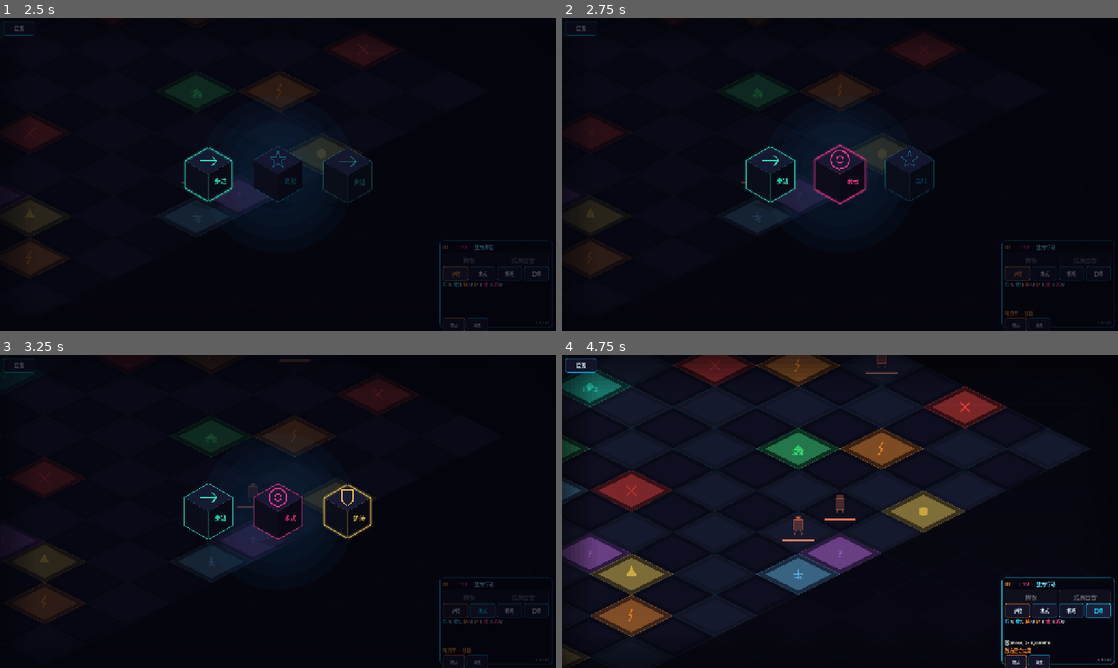
Above: before the commit, frames 1-4 (two rows, left to right).
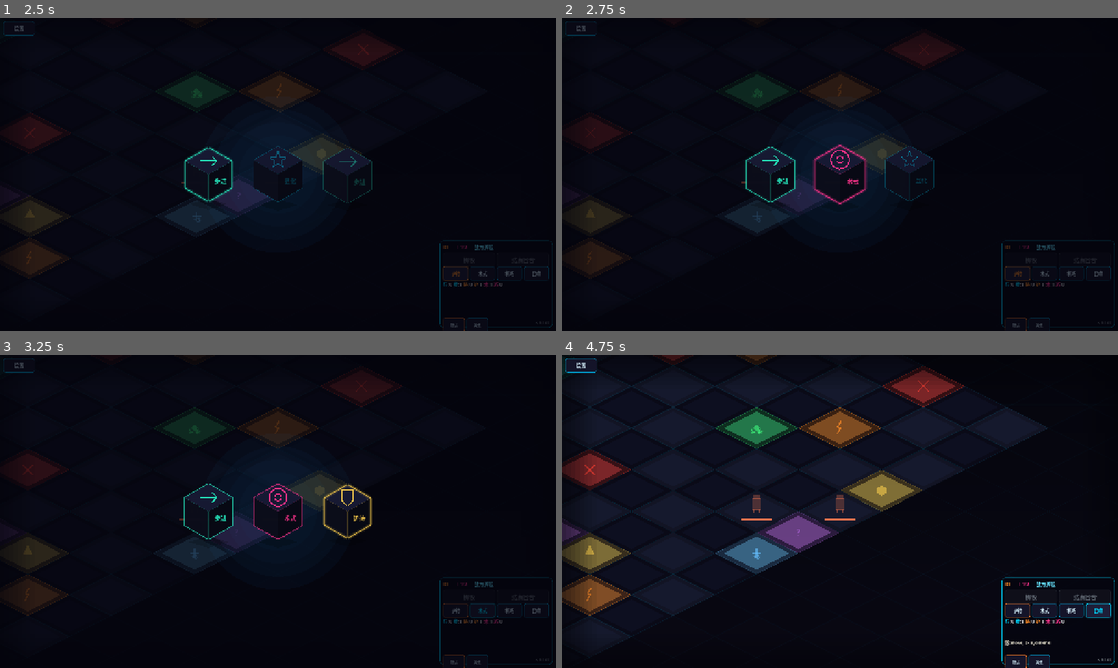
Above: after the commit, the same moments.

Repository: 9G420/CyberTao8
Game: Godot game, scene res://Scenes/Main.tscn
The game is run twice, just before and just after one commit, with the same random seed, the same clock (stepped at 60 frames per second) and the same inputs.
Inputs:
- Up to frame 1 (2.5 s): click "掷骰" at 0.5 s; click "结束回合" at 1.25 s; click "护持" at 2 s
- Up to frame 2 (2.75 s): no input
- Up to frame 3 (3.25 s): click "术式" at 2.75 s
- Up to frame 4 (4.75 s): click "机巧" at 3.5 s; click "召唤" at 4.25 s

Frame 1 is identical in both runs. In frame 2, less than 0.1% of the frame differs, in the area x 79-89%, y 72-96%; in frame 3, 4.0%; in frame 4, 23%, in the area x 0-95%, y 0-100%.

Commit message:
fix: v0.1.65 敌方掷骰等待动画完成后再行动
- 新增 dice_animation_done 信号，BFC await 该信号替代固定 0.8s 等待
- Main 转发 DiceRollAnimation.animation_finished → BFC.dice_animation_done
- 修复敌方掷骰动画（~4秒）未播完就开始移动、镜头被遮罩挡住的问题

Diff:
--- a/CyberTao_Dice_Beast_Protocol/Project/Scripts/BattleV2/BattleFlowController.gd
+++ b/CyberTao_Dice_Beast_Protocol/Project/Scripts/BattleV2/BattleFlowController.gd
@@ -27,6 +27,7 @@
 signal portal_spawned(cell: Vector2i)
 signal hero_warped(unit_id: String, target_cell: Vector2i)
 signal enemy_turn_starting(first_enemy_id: String)
+signal dice_animation_done
 
 const DiceManager = preload("res://Scripts/BattleV2/DiceManager.gd")
 const BoardManager = preload("res://Scripts/BattleV2/BoardManager.gd")
@@ -261,7 +262,9 @@
 	current_phase = BattlePhase.ENEMY_ROLL
 	emit_signal("phase_changed", _phase_name(current_phase))
 	dice_manager.roll_turn_dice()
-	await get_tree().create_timer(0.8).timeout
+	# v0.1.65：等待掷骰动画真正结束（由 Main 转发 dice_animation_done 信号）
+	await dice_animation_done
+	await get_tree().create_timer(0.3).timeout
 	if is_battle_over():
 		return
 	_execute_enemy_actions()
--- a/CyberTao_Dice_Beast_Protocol/Project/Scripts/Main.gd
+++ b/CyberTao_Dice_Beast_Protocol/Project/Scripts/Main.gd
@@ -149,6 +149,8 @@
 	_battle_flow.hero_warped.connect(_on_hero_warped)
 	# v0.1.64：敌方回合开始前将相机给到敌方单位
 	_battle_flow.enemy_turn_starting.connect(_on_enemy_turn_starting)
+	# v0.1.65：掷骰动画结束后通知 BFC 可以继续
+	_dice_anim.animation_finished.connect(_on_dice_anim_finished_forward)
 	# 移动完成后更新相机（v0.1.60）
 	_battle_flow.move_completed.connect(_on_move_completed_camera)
 	# 卡牌战斗控制器信号
@@ -474,6 +476,10 @@
 func _on_dice_rolled_sfx(_results: Array[String], _crest_pool: Dictionary) -> void:
 	_audio.play_sfx("dice_roll")
 
+## v0.1.65：掷骰动画结束后转发信号给 BFC，以便敌方回合等待动画完成
+func _on_dice_anim_finished_forward(_results: Array[String], _crest_pool: Dictionary) -> void:
+	_battle_flow.dice_animation_done.emit()
+
 ## 卡牌层音效回调
 func _on_card_played_sfx(_card_index: int, _card_name: String, _effect_text: String) -> void:
 	_audio.play_sfx("card_play")
Not shown, changed: CyberTao_Dice_Beast_Protocol/Logs/Mulerun_Work_Report.md
Not shown, changed: CyberTao_Dice_Beast_Protocol/Logs/changelog_v0.1.md
